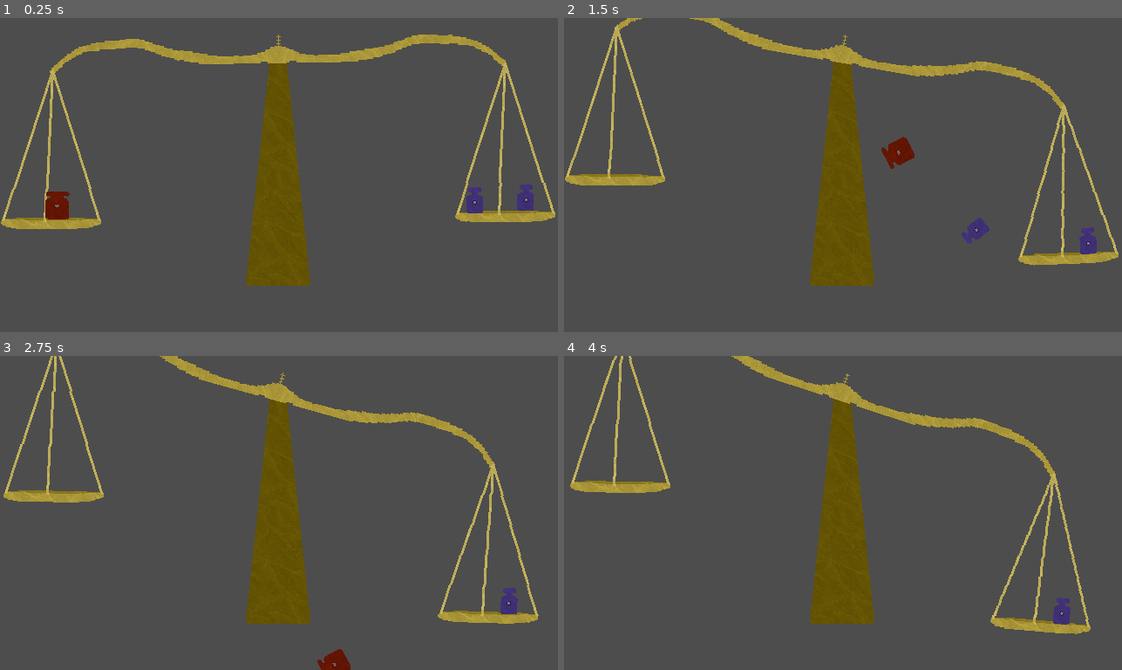
Above: before the commit, frames 1-4 (two rows, left to right).
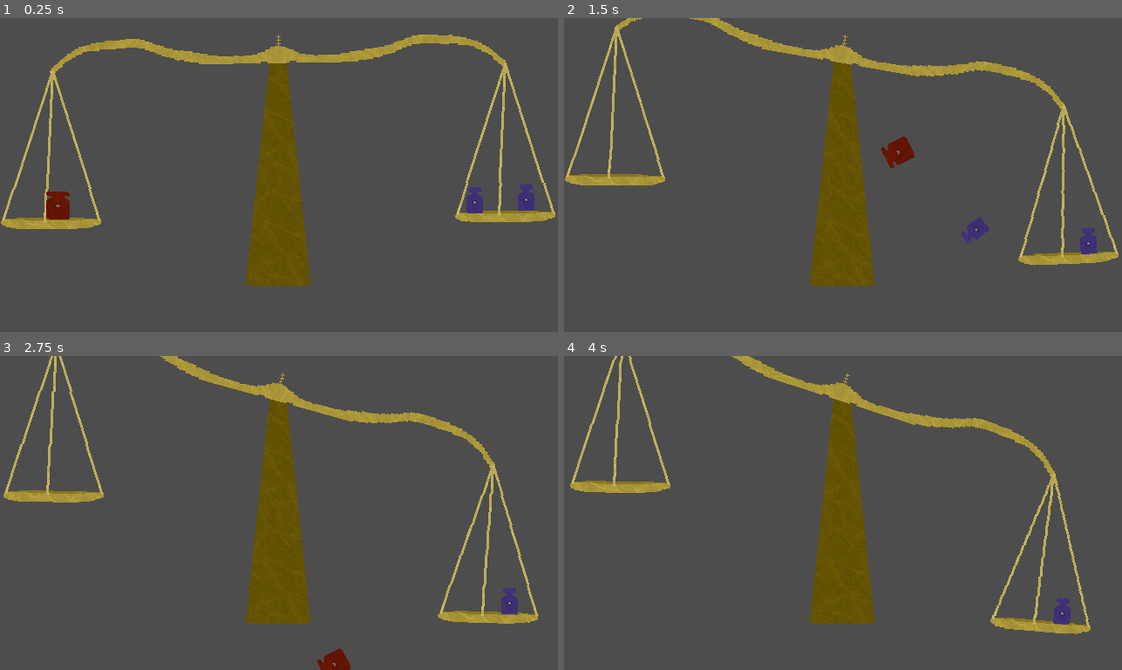
Above: after the commit, the same moments.

Repository: NicEastvillage/GMTKGameJam2024
Game: Godot game, scene res://scenes/physics_test.tscn
Two runs of this game, one before a commit and one after it. Both use one fixed random seed, a clock stepped at 60 frames per second and the inputs below. This scene is started directly instead of the project's main scene.
Inputs (mouse positions are in pixels of both pictures, inside the frame that each line leads up to):
- Up to frame 1 (0.25 s): no input
- Up to frame 2 (1.5 s): drag from (619, 200) to (898, 105) at 0.52 s; drag from (1043, 234) to (815, 237) at 1.27 s
- Up to frame 3 (2.75 s): move the mouse to (513, 585) at 2.02 s; click (513, 585) at 2.17 s
- Up to frame 4 (4 s): drag from (870, 513) to (675, 465) at 2.77 s; move the mouse to (759, 434) at 3.52 s; click (759, 434) at 3.67 s

The runs differ from the first frame. In frame 1, less than 0.1% of the frame differs, in the area x 8-96%, y 56-65%; in frame 2, less than 0.1%, in the area x 56-96%, y 37-76%; in frame 3, less than 0.1%; in frame 4, less than 0.1%.

Commit message:
Put occluders on everything

Diff:
--- a/prefabs/draggable.tscn
+++ b/prefabs/draggable.tscn
@@ -7,6 +7,9 @@
 
 [sub_resource type="RectangleShape2D" id="RectangleShape2D_2jh7o"]
 size = Vector2(134, 178)
+
+[sub_resource type="OccluderPolygon2D" id="OccluderPolygon2D_nsrf5"]
+polygon = PackedVector2Array(-56, -81, -22, -86, 25, -82, 47, -83, 61, -70, 58, -52, 57, -7, 53, 51, 59, 79, 41, 83, -14, 83, -32, 73, -54, 76, -53, 53, -49, 29, -56, -25)
 
 [node name="Draggable" type="CharacterBody2D"]
 collision_layer = 4
@@ -19,6 +22,9 @@
 
 [node name="CollisionShape2D" type="CollisionShape2D" parent="."]
 shape = SubResource("RectangleShape2D_2jh7o")
+
+[node name="LightOccluder2D" type="LightOccluder2D" parent="CollisionShape2D"]
+occluder = SubResource("OccluderPolygon2D_nsrf5")
 
 [node name="Label" type="Label" parent="."]
 offset_left = -20.0
--- a/prefabs/first_stage/deeds_first.tscn
+++ b/prefabs/first_stage/deeds_first.tscn
@@ -10,6 +10,7 @@
 [ext_resource type="AudioStream" uid="uid://cl4hwvcn5elk7" path="res://sounds/rock_drop.wav" id="8_baqbr"]
 
 [sub_resource type="OccluderPolygon2D" id="OccluderPolygon2D_n02qm"]
+cull_mode = 1
 polygon = PackedVector2Array(-97, -83, -100, -73, -96, -50, -101, -39, -94, -23, -76, -20, -61, -23, -42, -20, -15, -22, 15, -18, 39, -22, 47, -29, 43, -42, 48, -64, 41, -82, 23, -88, -9, -84, -51, -85, -82, -90)
 
 [sub_resource type="RectangleShape2D" id="RectangleShape2D_fy7mq"]
--- a/prefabs/polaroid.tscn
+++ b/prefabs/polaroid.tscn
@@ -9,6 +9,9 @@
 
 [sub_resource type="RectangleShape2D" id="RectangleShape2D_m0qok"]
 size = Vector2(72, 90)
+
+[sub_resource type="OccluderPolygon2D" id="OccluderPolygon2D_nfmus"]
+polygon = PackedVector2Array(-32, -38, -32, 26, 32, 26, 32, -38)
 
 [node name="Polaroid" type="CharacterBody2D"]
 collision_layer = 4
@@ -43,5 +46,8 @@
 position = Vector2(-1, -2)
 stream = ExtResource("6_ml6yq")
 
+[node name="LightOccluder2D" type="LightOccluder2D" parent="."]
+occluder = SubResource("OccluderPolygon2D_nfmus")
+
 [connection signal="mouse_entered" from="." to="." method="_on_mouse_entered"]
 [connection signal="mouse_exited" from="." to="." method="_on_mouse_exited"]
--- a/prefabs/scale_rigid.tscn
+++ b/prefabs/scale_rigid.tscn
@@ -12,6 +12,12 @@
 
 [sub_resource type="RectangleShape2D" id="RectangleShape2D_vje0r"]
 size = Vector2(110, 7)
+
+[sub_resource type="OccluderPolygon2D" id="OccluderPolygon2D_aplju"]
+polygon = PackedVector2Array(-53, 80, 53, 80, 54, 83, 49, 86, 27, 89, -35, 89, -52, 86)
+
+[sub_resource type="OccluderPolygon2D" id="OccluderPolygon2D_u5o6j"]
+polygon = PackedVector2Array(-54, 81, 51, 81, 55, 84, 50, 87, 26, 90, -29, 90, -50, 87)
 
 [node name="scale" type="Node2D"]
 
@@ -62,6 +68,9 @@
 position = Vector2(0, 84)
 shape = SubResource("RectangleShape2D_vje0r")
 
+[node name="LightOccluder2D" type="LightOccluder2D" parent="cup_right"]
+occluder = SubResource("OccluderPolygon2D_aplju")
+
 [node name="cup_left" type="RigidBody2D" parent="."]
 position = Vector2(-260, -163)
 collision_mask = 3
@@ -75,6 +84,9 @@
 [node name="CollisionShape2D" type="CollisionShape2D" parent="cup_left"]
 position = Vector2(0, 84)
 shape = SubResource("RectangleShape2D_vje0r")
+
+[node name="LightOccluder2D" type="LightOccluder2D" parent="cup_left"]
+occluder = SubResource("OccluderPolygon2D_u5o6j")
 
 [node name="right_joint" type="PinJoint2D" parent="."]
 position = Vector2(259, -253)
--- a/prefabs/weight_supply.tscn
+++ b/prefabs/weight_supply.tscn
@@ -9,6 +9,18 @@
 [ext_resource type="PackedScene" uid="uid://gpbf43x6plu1" path="res://prefabs/weights/weight_small_rigid.tscn" id="6_aeobm"]
 [ext_resource type="Texture2D" uid="uid://bgstsfi5um0c0" path="res://sprites/Weight Small.png" id="7_jbt8p"]
 
+[sub_resource type="OccluderPolygon2D" id="OccluderPolygon2D_8re7w"]
+polygon = PackedVector2Array(-10, -22, -10, -3, 11, -3, 11, -22, 7, -22, 7, -27, -6, -27, -6, -22)
+
+[sub_resource type="OccluderPolygon2D" id="OccluderPolygon2D_d83ky"]
+polygon = PackedVector2Array(-7, -19, -7, -2, 8, -2, 8, -19, 3, -19, 3, -23, -2, -23, -2, -19)
+
+[sub_resource type="OccluderPolygon2D" id="OccluderPolygon2D_ga3u0"]
+polygon = PackedVector2Array(-2, -17, -2, -13, -3, -13, -3, -1, 4, -1, 4, -13, 3, -13, 3, -17)
+
+[sub_resource type="OccluderPolygon2D" id="OccluderPolygon2D_p7kxa"]
+polygon = PackedVector2Array(-37, -7, -37, 8, 36, 8, 36, -7)
+
 [node name="WeightSupply" type="Node2D"]
 
 [node name="weight_spawner" parent="." instance=ExtResource("2_ykqx5")]
@@ -17,26 +29,42 @@
 weight = ExtResource("2_crk7w")
 
 [node name="WeightLarge" type="Sprite2D" parent="weight_spawner"]
-position = Vector2(0.771004, -10)
+position = Vector2(0.5, -10)
 scale = Vector2(0.77101, 1)
 texture = ExtResource("3_xsfd5")
+
+[node name="LightOccluder2D2" type="LightOccluder2D" parent="weight_spawner"]
+position = Vector2(0, 6)
+scale = Vector2(0.77101, 1)
+occluder = SubResource("OccluderPolygon2D_8re7w")
 
 [node name="weight_spawner2" parent="." instance=ExtResource("2_ykqx5")]
 position = Vector2(-2, -11)
 weight = ExtResource("4_1ysiu")
 
 [node name="WeightMedium" type="Sprite2D" parent="weight_spawner2"]
-position = Vector2(1, -9)
+position = Vector2(0.5, -9)
 texture = ExtResource("5_i1hov")
+
+[node name="LightOccluder2D" type="LightOccluder2D" parent="weight_spawner2"]
+position = Vector2(0, 6)
+occluder = SubResource("OccluderPolygon2D_d83ky")
 
 [node name="weight_spawner3" parent="." instance=ExtResource("2_ykqx5")]
 position = Vector2(-23, -11)
 weight = ExtResource("6_aeobm")
 
 [node name="WeightSmall" type="Sprite2D" parent="weight_spawner3"]
-position = Vector2(0, -4.5)
+position = Vector2(0.5, -4.5)
 texture = ExtResource("7_jbt8p")
+
+[node name="LightOccluder2D" type="LightOccluder2D" parent="weight_spawner3/WeightSmall"]
+position = Vector2(-0.5, 11.5)
+occluder = SubResource("OccluderPolygon2D_ga3u0")
 
 [node name="Box" type="Sprite2D" parent="."]
 position = Vector2(2, -2)
 texture = ExtResource("1_p51hj")
+
+[node name="LightOccluder2D" type="LightOccluder2D" parent="Box"]
+occluder = SubResource("OccluderPolygon2D_p7kxa")
--- a/prefabs/weights/weight_large_rigid.tscn
+++ b/prefabs/weights/weight_large_rigid.tscn
@@ -1,9 +1,12 @@
-[gd_scene load_steps=6 format=3 uid="uid://3j4avagguf1f"]
+[gd_scene load_steps=7 format=3 uid="uid://3j4avagguf1f"]
 
 [ext_resource type="Script" path="res://scripts/rigid_drag.gd" id="1_e2o25"]
 [ext_resource type="Texture2D" uid="uid://cplb81pril50d" path="res://sprites/Weight Large.png" id="2_dqlnd"]
 [ext_resource type="AudioStream" uid="uid://b8c0dcgdcy2mw" path="res://sounds/weight_slide.wav" id="3_c32ew"]
 [ext_resource type="AudioStream" uid="uid://badqrtjykdx4a" path="res://sounds/weight2.wav" id="4_85x7j"]
+
+[sub_resource type="OccluderPolygon2D" id="OccluderPolygon2D_vpt7c"]
+polygon = PackedVector2Array(-10, -22, -10, -3, 11, -3, 11, -22, 7, -22, 7, -27, -6, -27, -6, -22)
 
 [sub_resource type="RectangleShape2D" id="RectangleShape2D_lhlkn"]
 size = Vector2(186.667, 212.402)
@@ -19,13 +22,16 @@
 angular_damp = 10.0
 script = ExtResource("1_e2o25")
 
+[node name="LightOccluder2D" type="LightOccluder2D" parent="."]
+occluder = SubResource("OccluderPolygon2D_vpt7c")
+
 [node name="CollisionShape2D" type="CollisionShape2D" parent="."]
 position = Vector2(0, -16.0699)
 scale = Vector2(0.15, 0.15)
 shape = SubResource("RectangleShape2D_lhlkn")
 
 [node name="WeightLarge" type="Sprite2D" parent="."]
-position = Vector2(0, -16)
+position = Vector2(0.5, -16)
 texture = ExtResource("2_dqlnd")
 
 [node name="SelectedSound" type="AudioStreamPlayer2D" parent="."]
--- a/prefabs/weights/weight_medium_rigid.tscn
+++ b/prefabs/weights/weight_medium_rigid.tscn
@@ -7,6 +7,9 @@
 
 [sub_resource type="RectangleShape2D" id="RectangleShape2D_lhlkn"]
 size = Vector2(133.333, 199.068)
+
+[sub_resource type="OccluderPolygon2D" id="OccluderPolygon2D_8pc4j"]
+polygon = PackedVector2Array(-7, -19, -7, -2, 8, -2, 8, -19, 3, -19, 3, -23, -2, -23, -2, -19)
 
 [node name="WeightLarge" type="RigidBody2D" groups=["rigid_dragable"]]
 collision_layer = 2
@@ -25,7 +28,7 @@
 shape = SubResource("RectangleShape2D_lhlkn")
 
 [node name="WeightLarge" type="Sprite2D" parent="."]
-position = Vector2(0, -15)
+position = Vector2(0.5, -15)
 texture = ExtResource("2_h2s7h")
 
 [node name="SelectedSound" type="AudioStreamPlayer2D" parent="."]
@@ -40,6 +43,9 @@
 position = Vector2(-2, -4)
 stream = ExtResource("4_fmj0s")
 
+[node name="LightOccluder2D" type="LightOccluder2D" parent="."]
+occluder = SubResource("OccluderPolygon2D_8pc4j")
+
 [connection signal="body_entered" from="." to="." method="_on_body_entered"]
 [connection signal="mouse_entered" from="." to="." method="_on_mouse_entered"]
 [connection signal="mouse_exited" from="." to="." method="_on_mouse_exited"]
--- a/prefabs/weights/weight_small_rigid.tscn
+++ b/prefabs/weights/weight_small_rigid.tscn
@@ -7,6 +7,9 @@
 
 [sub_resource type="RectangleShape2D" id="RectangleShape2D_lhlkn"]
 size = Vector2(80, 139.068)
+
+[sub_resource type="OccluderPolygon2D" id="OccluderPolygon2D_kmfmh"]
+polygon = PackedVector2Array(-2, -17, -2, -13, -3, -13, -3, -1, 4, -1, 4, -13, 3, -13, 3, -17)
 
 [node name="WeightLarge" type="RigidBody2D" groups=["rigid_dragable"]]
 collision_layer = 2
@@ -24,7 +27,7 @@
 shape = SubResource("RectangleShape2D_lhlkn")
 
 [node name="WeightSmall" type="Sprite2D" parent="."]
-position = Vector2(0, -10.5)
+position = Vector2(0.5, -10.5)
 texture = ExtResource("2_7dxxb")
 
 [node name="SelectedSound" type="AudioStreamPlayer2D" parent="."]
@@ -39,6 +42,9 @@
 position = Vector2(-2, -4)
 stream = ExtResource("4_278q2")
 
+[node name="LightOccluder2D" type="LightOccluder2D" parent="."]
+occluder = SubResource("OccluderPolygon2D_kmfmh")
+
 [connection signal="body_entered" from="." to="." method="_on_body_entered"]
 [connection signal="mouse_entered" from="." to="." method="_on_mouse_entered"]
 [connection signal="mouse_exited" from="." to="." method="_on_mouse_exited"]
--- a/scenes/main.tscn
+++ b/scenes/main.tscn
@@ -27,8 +27,8 @@
 script = ExtResource("10_5p1cc")
 
 [node name="PointLight2D" type="PointLight2D" parent="CursorLight"]
-color = Color(1, 1, 1, 0.282353)
-energy = 0.1
+color = Color(1, 1, 1, 0.67451)
+energy = 0.15
 shadow_enabled = true
 texture = ExtResource("11_ikrsq")
 texture_scale = 2.44
Not shown: 1 places in prefabs/draggable.tscn that only renumber resources
Not shown: 1 places in prefabs/polaroid.tscn that only renumber resources
Not shown: 1 places in prefabs/scale_rigid.tscn that only renumber resources
Not shown: 1 places in prefabs/weight_supply.tscn that only renumber resources
Not shown: 1 places in prefabs/weights/weight_medium_rigid.tscn that only renumber resources
Not shown: 1 places in prefabs/weights/weight_small_rigid.tscn that only renumber resources
